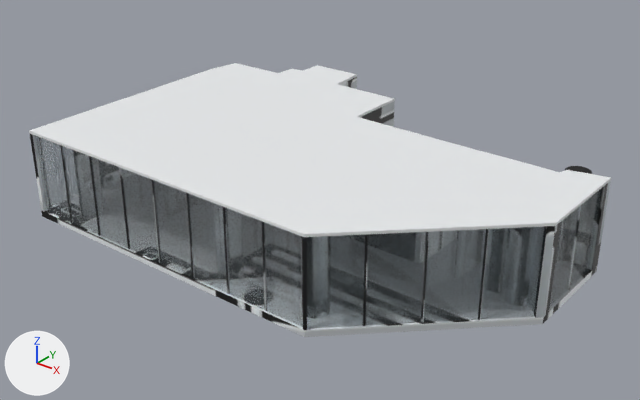
One commit to the glTF model public/interior/dollhouse.glb: the scene before it, then after it.
The view is the same before and after, from a 50 mm camera at (33.5, -36.2, 18.2) aimed at (11.4, -8.6, 1.1). Lighting does not change. The marker at lower left points along +X, +Y and +Z. The first picture is the older version. Vertices at exactly the same position are counted once.

Objects in the first picture: 'ceiling', 'columns', 'floor', 'glazing_facade', 'mullions', 'walls'.
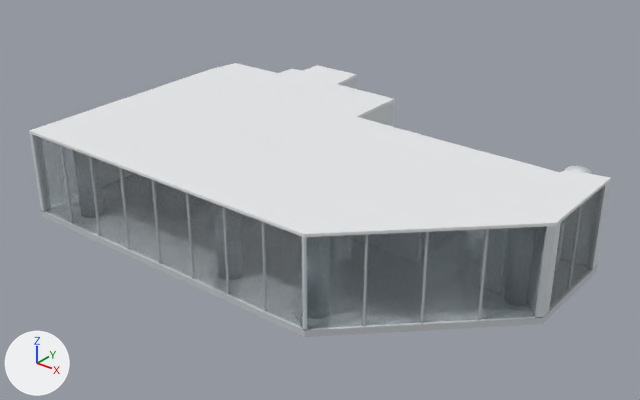
Pixel boxes [x1, y1, x2, y2] of what changed, in the pictures (640 x 400 px):
part 1 of me_columns, surface changed
    both: [565, 166, 592, 174]
part 2 of me_floor, surface changed
    both: [41, 211, 597, 334]
part 3 of me_mullions, surface changed
    both: [60, 145, 580, 326]
part 4 of me_walls, reshaped (mostly hidden)
    both: [535, 226, 547, 318]
part 5 of me_walls, surface changed
    both: [30, 77, 611, 330]

Edits to the bpy script that builds the scene:
```text
Change me_columns:
    where me_columns.from_pydata(...)  # 480 vertices, 940 faces; spans x 2.2..21.8, y -14.9..-4.0, z 0.0..3.8
    used by ob_columns; location = (0.0, 0.0, 0.0)
    me_columns part 1: texture (UV) coordinates of 940 of 940 faces, centred in x 2.2..21.8, y -14.9..-4.0, z 0.0..3.8, changed; they spanned u 0.02..0.89, v 0.01..0.98 and now span u 0.06..0.94, v 0.01..0.99
Change me_floor:
    where me_floor.from_pydata(...)  # 42 vertices, 80 faces; spans x 0.6..22.7, y -15.7..-0.3, z -0.3..0.0
    used by ob_floor; location = (0.0, 0.0, 0.0)
    me_floor part 2: 80 kept faces spanning x 0.6..22.7, y -15.7..-0.3, z -0.3..0.0 get new texture (UV) coordinates
Change me_mullions:
    where me_mullions.from_pydata(...)  # 264 vertices, 484 faces; spans x 2.7..22.6, y -15.7..-7.0, z 0.0..3.8
    used by ob_mullions; location = (0.0, 0.0, 0.0)
    me_mullions part 3: texture (UV) coordinates of 484 of 484 faces, centred in x 2.7..22.6, y -15.6..-7.0, z 0.0..3.8, changed; they spanned u 0.01..0.98, v 0.01..0.98 and now span u 0.05..0.98, v 0.01..0.99
Change me_walls:
    used by ob_walls; location = (0.0, 0.0, 0.0)
    remove me_walls.from_pydata(...)  # 344 vertices, 656 faces; spans x 0.6..22.7, y -15.7..-0.3, z 0.0..3.8
    add me_walls.from_pydata(...)  # 304 vertices, 560 faces; spans x 0.6..22.7, y -15.7..-0.3, z 0.0..3.8
    me_walls part 4
    54 vertices are removed from x 2.7..18.8, y -9.1..-5.3, z 0.0..3.8
    201 faces are deleted
    9 vertices are added at x 2.8..16.8, y -9.0..-5.4, z 0.0..3.8
    5 new vertices lie (0.0, 0.0, 3.8) away from vertices in x 2.8..12.0, y -8.5..-5.4, z 0.0
    105 new faces join them
    me_walls part 5: 455 kept faces spanning x 0.6..22.7, y -15.7..-0.3, z 0.0..3.8 get new texture (UV) coordinates
```
